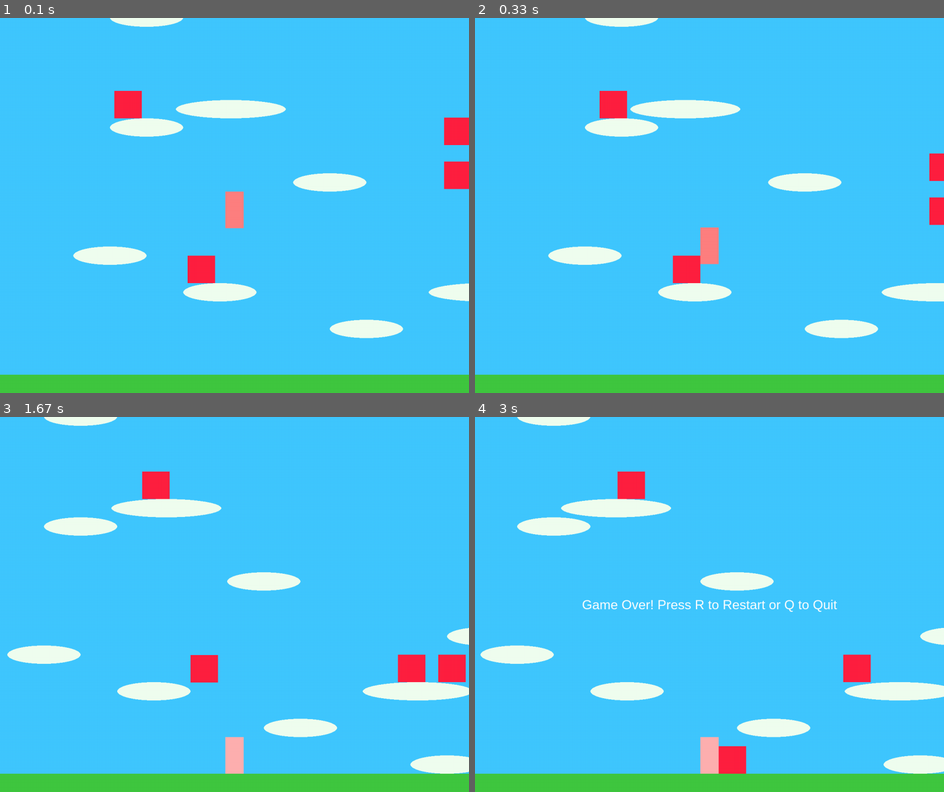
Above: before the commit, frames 1-4 (two rows, left to right).
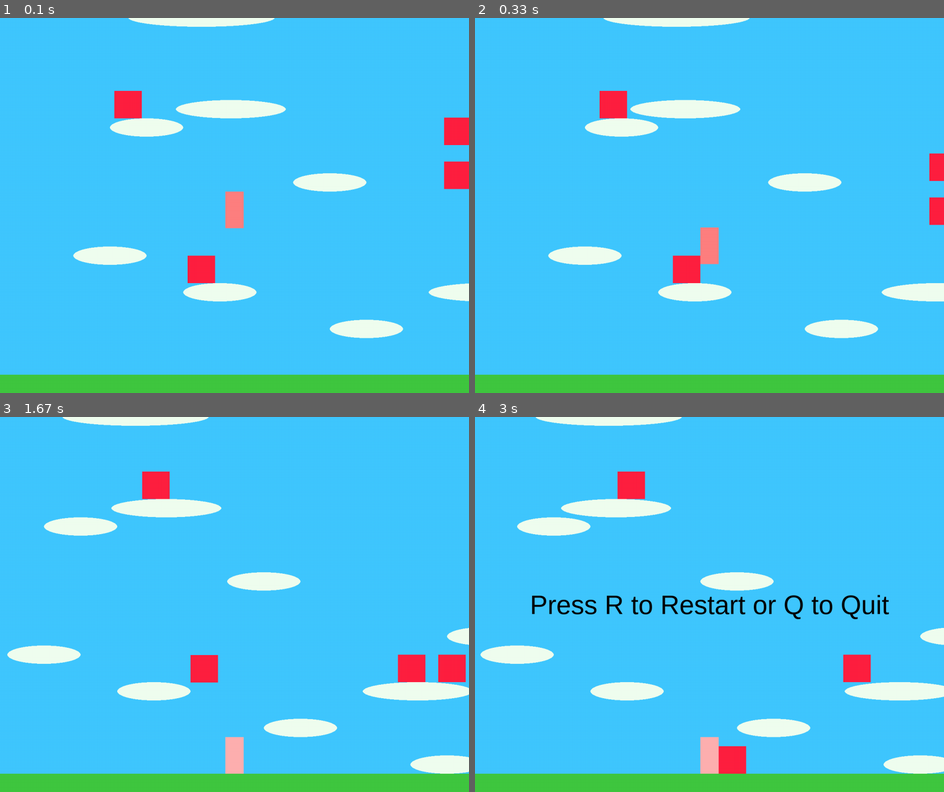
Above: after the commit, the same moments.

Repository: vilaca/pygame-test
Game: pygame game, started from super_mario.py
Same seed, same stepped clock (60 frames per second), same inputs: the game is played once before the commit and once after it.
Inputs:
- Up to frame 1 (0.1 s): no input
- Up to frame 2 (0.33 s): no input
- Up to frame 3 (1.67 s): hold Right 0.33-0.8 s; hold Right 0.83-1.3 s; hold Left from 1.33 s (still down)
- Up to frame 4 (3 s): release Left at 1.87 s; hold Left 1.9-2.3 s; hold Right 2.33-2.97 s

The runs differ from the first frame. In frame 1, 0.6% of the frame differs, in the area x 23-59%, y 0-3%; in frame 2, 0.6%; in frame 3, 0.6%; in frame 4, 2.2%, in the area x 9-89%, y 0-55%.

Commit message:
game over mesg

Diff:
--- a/super_mario.py
+++ b/super_mario.py
@@ -24,16 +24,16 @@
 
 # Clock and Font
 clock = pygame.time.Clock()
-font = pygame.font.SysFont("Arial", 36)
+font = pygame.font.SysFont("Arial", 72)
 
 def display_message(message):
-    text = font.render(message, True, (255, 255, 255))
+    text = font.render(message, True, (0, 0, 0))
     text_rect = text.get_rect(center=(SCREEN_WIDTH // 2, SCREEN_HEIGHT // 2))
     screen.blit(text, text_rect)
     pygame.display.flip()
 
 def game_over_screen():
-    display_message("Game Over! Press R to Restart or Q to Quit")
+    display_message("Press R to Restart or Q to Quit")
     waiting = True
     while waiting:
         for event in pygame.event.get():
@@ -202,9 +202,9 @@
     # Static platforms
     static_platforms = [
         (300, 750, 200, 50),
-        (300, 1050, 200, 50),
-        (300, 1350, 200, 50),
-        (300, 1650, 200, 50),
+        (350, 1050, 400, 50),
+        (400, 1350, 300, 50),
+        (500, 1650, 200, 50),
 
         (800, 600, 200, 50), (1400, 450, 200, 50),
         (1800, 700, 200, 50), (2200, 500, 200, 50), (2600, 350, 200, 50),
@@ -257,7 +257,7 @@
             elif event.type == pygame.KEYDOWN:
                 if event.key == pygame.K_SPACE:
                     player.jump()
-                elif event.key == pygame.K_ESCAPE:
+                elif event.key == pygame.K_ESCAPE or event.key == pygame.K_q:
                     pygame.quit()
                     sys.exit()
 
